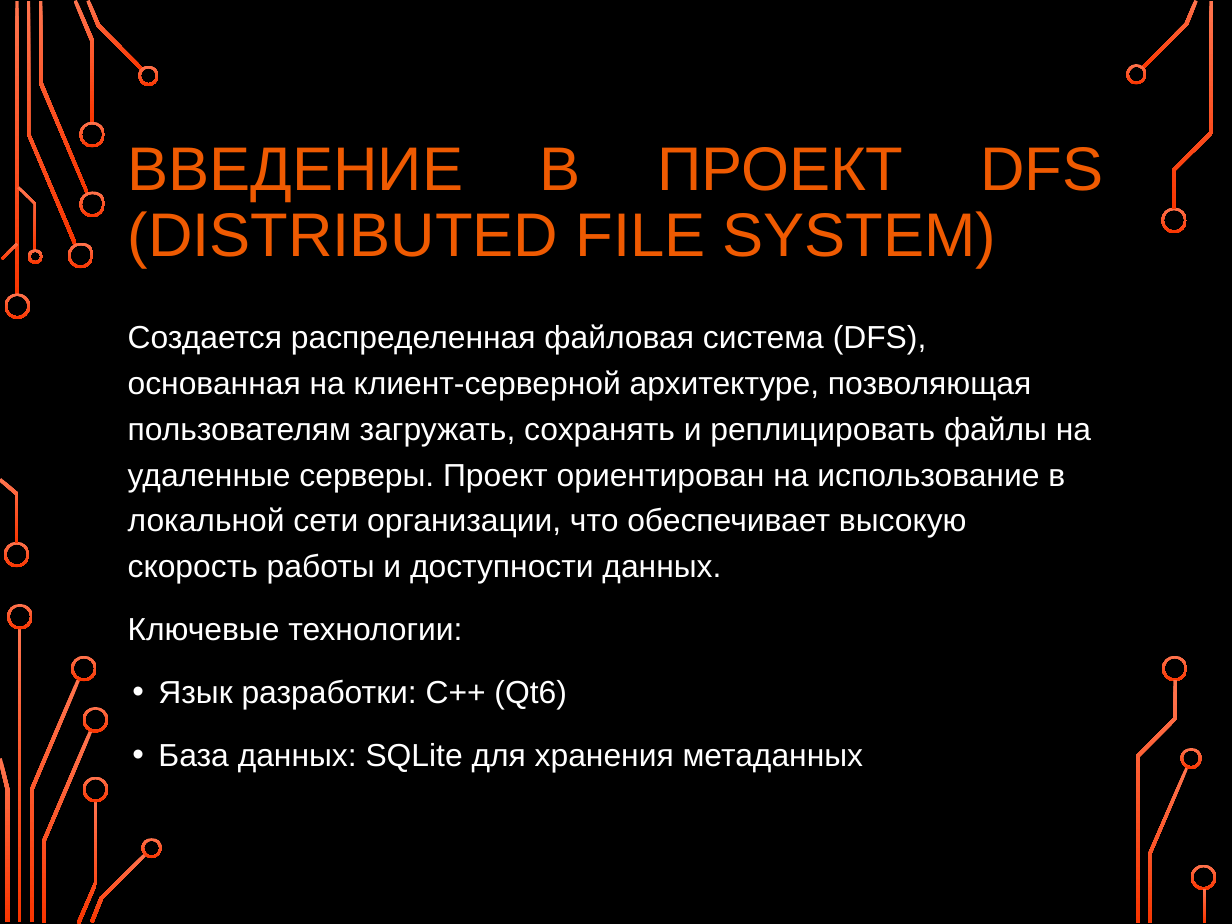
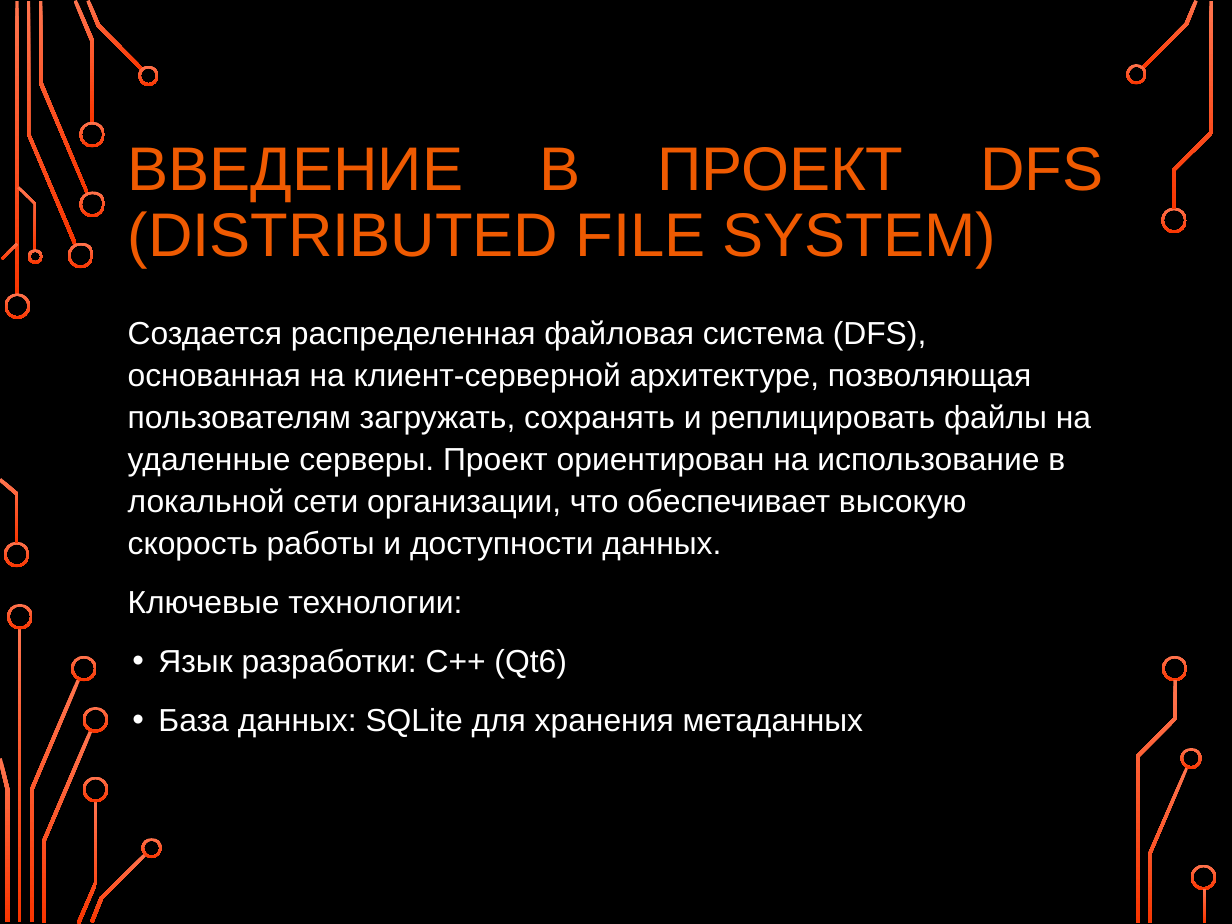
Before and after one commit to FraaaM/Distributed_file_system, a slide deck: slide 3 of DFS_presentation.pptx. Drawn at 1232x924 pixels with LibreOffice and Linux fonts; fonts in the diff are those of the drawing; background and template pictures are left out. Boxes give left, top, right and bottom in pixels: in the first picture for what was removed or moved away, otherwise in the second. Text is boxed around its words. In the diff, an @@ line names an element or a change of style, - is before the commit and + after.

```diff
--- a/DFS_presentation.pptx
+++ b/DFS_presentation.pptx
@@ text "Создается распределенная файловая система (DFS), ..." at (x1=128, y1=320, x2=1091, y2=738): line spacing 1.2 to 1.1 @@
```
Also in this commit, not shown: 10 other slides changed, 55 other files.
